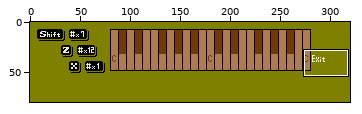
File history of a sprite sheet, 2kki/en/Picture/kura_Piano_Base02.png. The picture above shows the old version from afar; the outline marks the close-up.
Close-up. Before the commit:
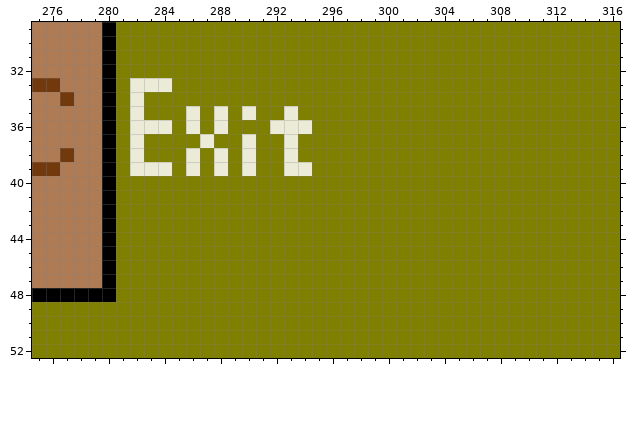
The file is 320x80 pixels. Shown: x 275..316, y 29..52.
After:
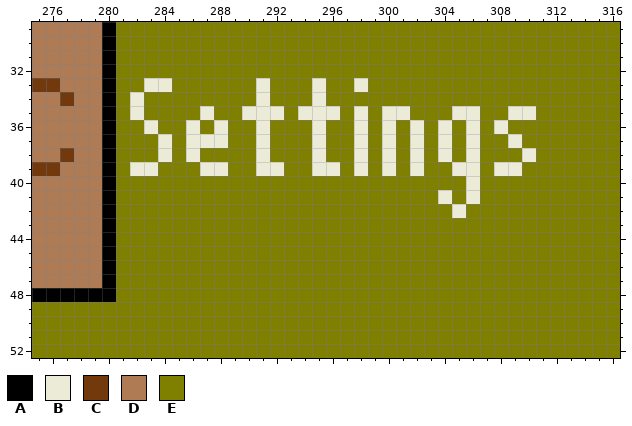
Palette (. is transparent): A #000000  B #ebebd7  C #72390c  D #ae7b55  E #808000
Changes in this commit:
Colour E gives way to colour B in row 33 at x 291, 295 and 298; in row 34 at x 291 and 295; in row 35 at x 287, 291 to 292, 294 to 296, 298, 300 to 301, 305 to 306 and 309 to 310; in row 36 at x 291, 295, 298, 300, 302, 304, 306 and 308; in row 37 at x 284, 286, 288, 291, 295, 298, 300, 302, 304, 306 and 309; in row 38 at x 284, 291, 295, 298, 300, 302, 304, 306 and 310.
Colour E gives way to colour B in row 39 at x 287, 291 to 292, 295 to 296, 298, 300, 302, 305 to 306 and 308 to 309; in row 40 at x 306; in row 41 at x 304 and 306; in row 42 at x 305.
Colour B gives way to colour E in row 33 at x 282; in row 35 at x 286, 288 and 293; in row 36 at x 282, 284 and 292 to 294; in row 37 at x 282, 290 and 293; in row 38 at x 282, 288, 290 and 293; in row 39 at x 284, 286, 290 and 293 to 294.
